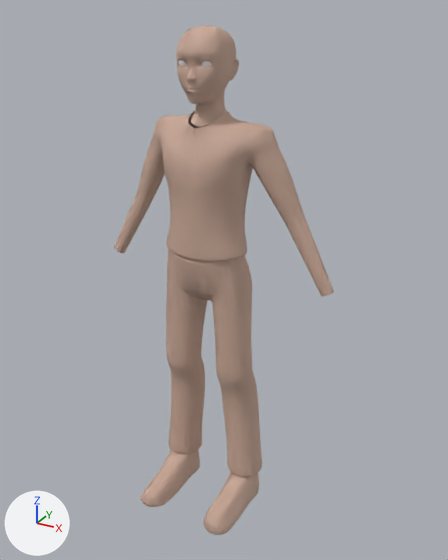
The Blender file Prison Break/Assets/GameAssets/TitleScreen/title_screen.blend as it was, and as the next commit left it.
Both versions are drawn from a camera (50 mm lens) standing at (9.27, -15.85, 16.26) and looking at (0.6, -0.1, 8.38). The axes (+X, +Y, +Z) are drawn at lower left. The lights are the same throughout.

Before the edit, the objects in view are built like this:
```python
me_cube = bpy.data.meshes.new('Cube')
me_cube.from_pydata(...)  # 1457 vertices, 1409 faces; spans x 0.0..1.6, y -0.94..0.41, z -0.01..6.19
# faces by material slot: [885, 524]
me_cube.materials.append(mat_skin_001)  # beige #c8a898
me_cube.materials.append(mat_teeth_001)  # white #e9e7e8
ob_cube = bpy.data.objects.new('Cube', me_cube)
ob_cube.location = (0.0, 0.0, 0.0)
ob_cube.scale = (2.55, 2.55, 2.55)
_m = ob_cube.modifiers.new('Mirror', 'MIRROR')
_m.use_clip = True
_m = ob_cube.modifiers.new('Subdivision', 'SUBSURF')
```
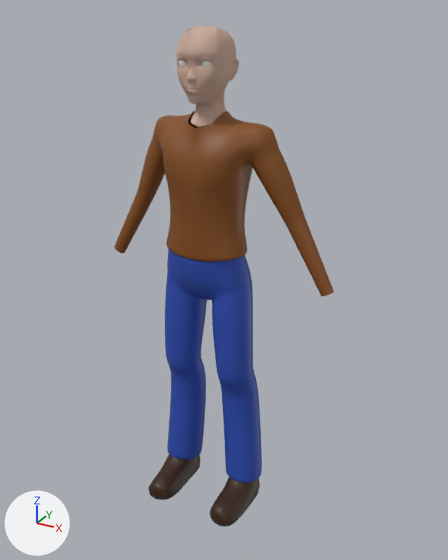
The change in detail:
Material 'Hoodie' (mat_hoodie) is new.
Its base color is (0.236, 0.0753, 0.00928) (brown #854e18).
Material 'Shoe Sole' (mat_shoe_sole) is new.
Its base color is (0.0135, 0.012, 0.0195) (black #1f1d26).
Material 'Pants' (mat_pants) is new.
Its base color is (0.024, 0.0749, 0.443) (blue #2b4db2).
Material 'Shoe' (mat_shoe) is new.
Its base color is (0.0408, 0.0141, 0.00307) (brown #39200a).
me_cube is used by ob_cube; location (0.0, 0.0, 0.0); scale (2.55, 2.55, 2.55).
me_cube had 1457 vertices, 1409 faces and spanned x 0.0..1.6, y -0.94..0.41, z -0.01..6.19.
me_cube now has 1576 vertices, 1533 faces and spans x 0.0..1.6, y -0.72..0.4, z 0.0..6.19.
me_cube part 1: 120 vertices moved from x 0.0..0.76, y -0.94..0.41, z -0.01..3.4 to x 0.0..0.74, y -0.72..0.39, z 0.0..3.42; 33 vertices removed from x 0.06..0.73, y -0.89..0.35, z -0.01..3.25; 152 vertices added at x 0.0..0.75, y -0.72..0.38, z 0.0..3.32.
me_cube part 2: 200 faces spanning x 0.0..1.6, y -0.41..0.35, z 3.26..5.31 switch from mat_skin_001 (beige #c8a898) to mat_hoodie (brown #854e18).
me_cube part 3: 89 faces spanning x 0.0..0.74, y -0.38..0.4, z 0.26..3.72 switch from mat_skin_001 (beige #c8a898) to mat_pants (blue #2b4db2).
me_cube part 4: 40 faces spanning x 0.29..0.73, y -0.71..0.29, z 0.04..0.66 switch from mat_skin_001 (beige #c8a898) to mat_shoe (brown #391f0a).
me_cube now uses material mat_shoe_sole (black #1f1d26).

Where the change shows, as pixel boxes (x1, y1, x2, y2) in the pictures (448 x 560 px; the box of a moved part takes in the faces that stretch with it):
'Cube', reshaped
    before: (114, 26, 334, 535)
    after: (114, 26, 334, 527)
part 1 of me_cube, moved or reshaped
    before: (141, 264, 259, 535)
    after: (148, 262, 262, 527)
part 2 of me_cube, recoloured (beige to brown)
    both: (114, 110, 334, 296)
part 3 of me_cube, recoloured (brown to blue)
    before: (166, 248, 261, 476)
    after: (165, 248, 253, 366)
part 4 of me_cube, recoloured
    before: (141, 450, 259, 530)
    after: (150, 454, 259, 520)
